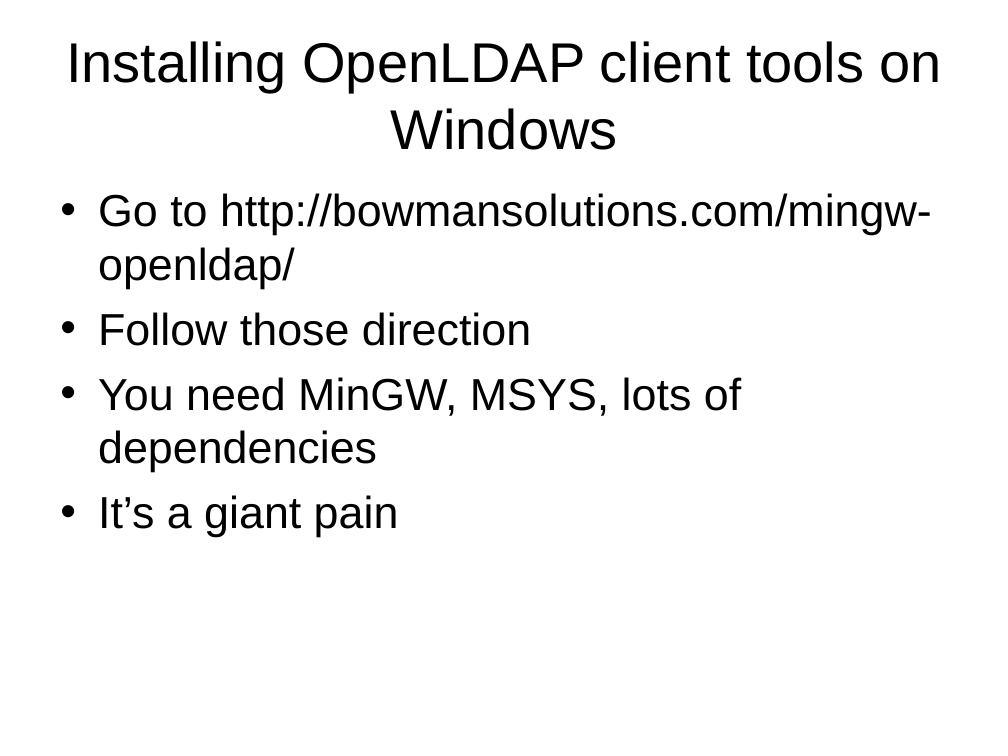
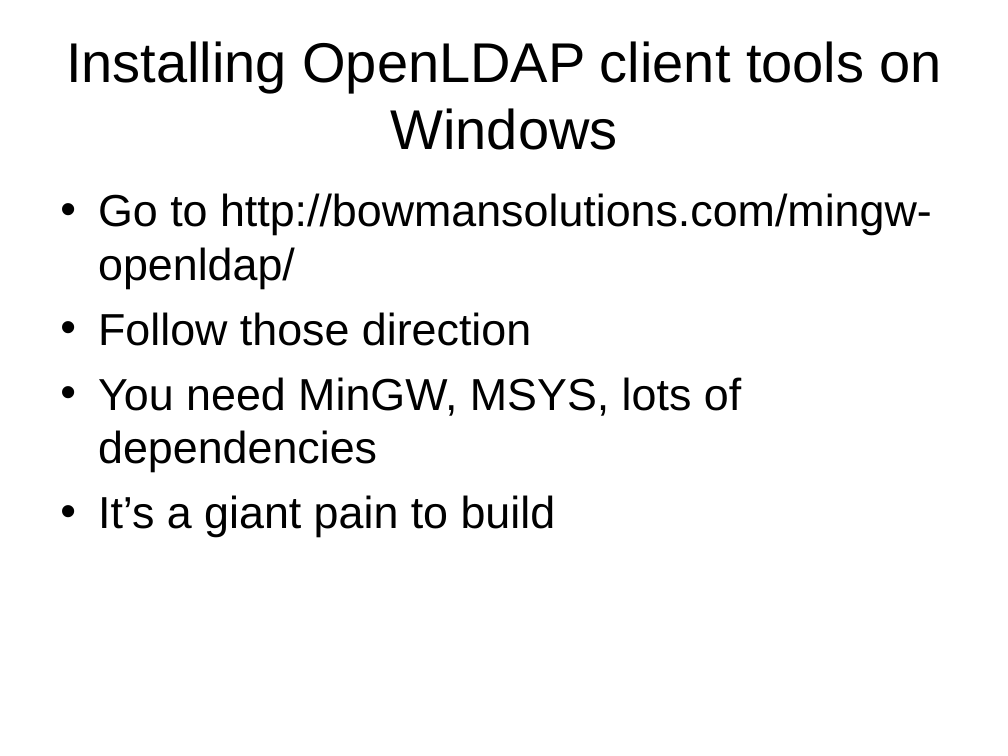
Before and after one commit to LIPHP/LDAP-Talk, a slide deck: slide 18 of Docs/LIPHP-Using LDAP with PHP.ppt. Drawn at 1008x756 pixels with LibreOffice and Linux fonts; fonts in the diff are those of the drawing. Boxes give left, top, right and bottom in pixels: in the first picture for what was removed or moved away, otherwise in the second. Text is boxed around its words. In the diff, an @@ line names an element or a change of style, - is before the commit and + after.

```diff
--- a/Docs/LIPHP-Using LDAP with PHP.ppt
+++ b/Docs/LIPHP-Using LDAP with PHP.ppt
@@ text at (98,495,556,537): text changed @@
-• It’s a giant pain
+• It’s a giant pain to build
```
Also in this commit, not shown: 2 other slides changed.
